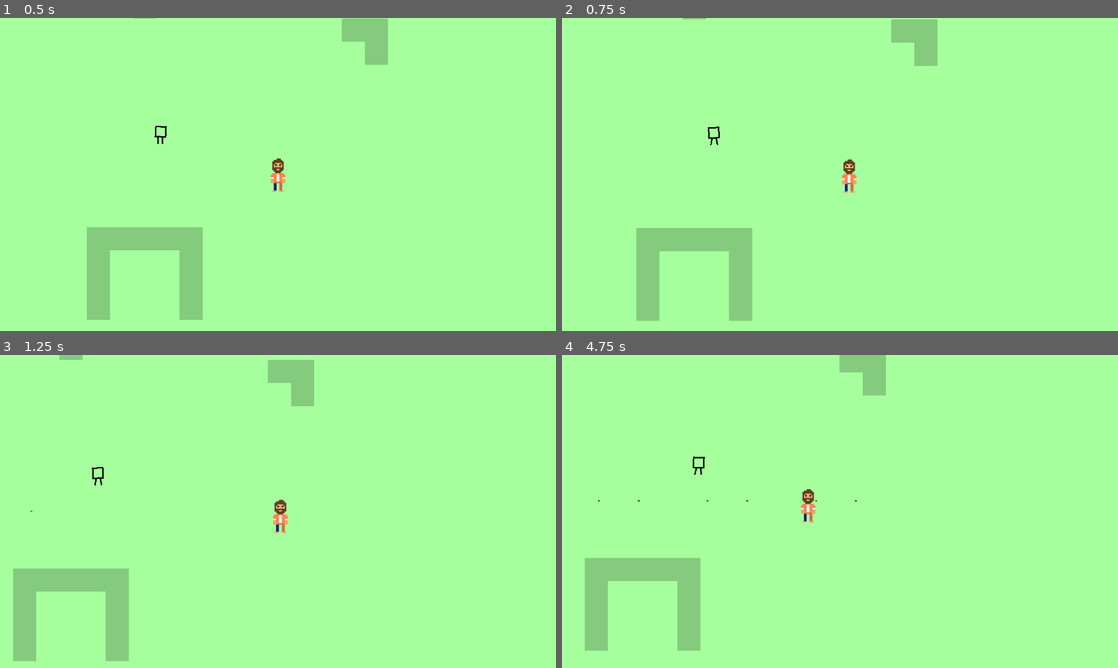
Above: before the commit, frames 1-4 (two rows, left to right).
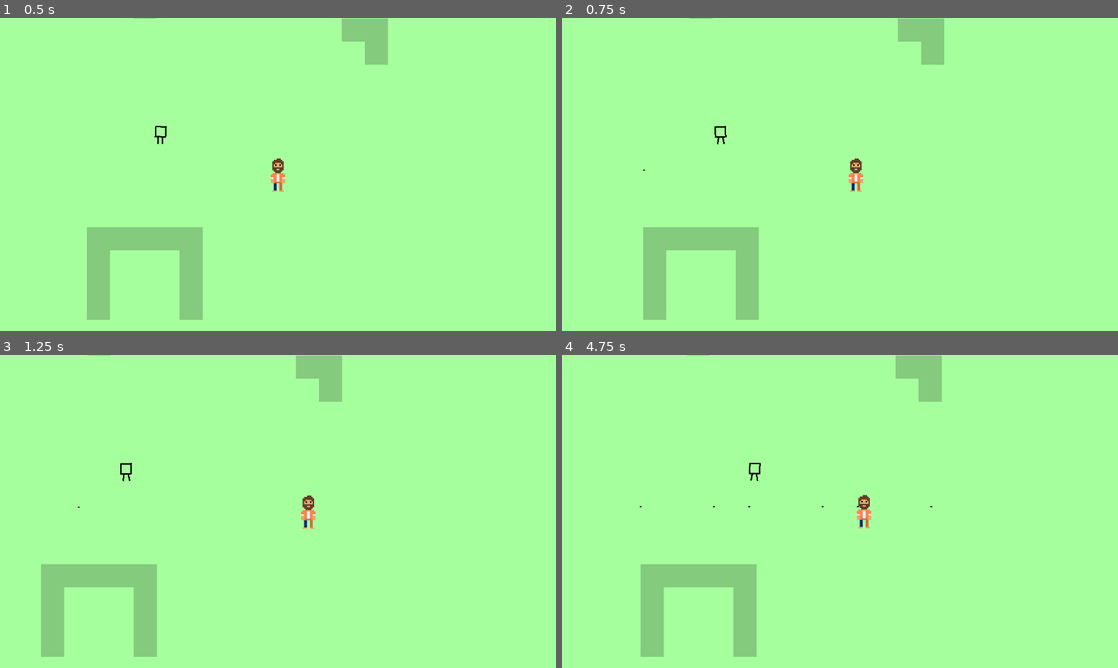
Above: after the commit, the same moments.

Repository: em-2233/game1
Game: Godot game, scene res://scenes/demo.tscn
Same seed, same stepped clock (60 frames per second), same inputs: the game is played once before the commit and once after it.
Inputs (mouse positions are in pixels of both pictures, inside the frame that each line leads up to):
- Up to frame 1 (0.5 s): no input
- Up to frame 2 (0.75 s): move the mouse to (962, 158) at 0.52 s; press the mouse at (962, 158) at 0.53 s; hold D (ui_right) from 0.53 s (still down)
- Up to frame 3 (1.25 s): keep holding D (ui_right); tap Space (space, bound only after the commit) at 0.8 s
- Up to frame 4 (4.75 s): move the mouse to (728, 527) at 1.27 s; release D (ui_right) at 1.28 s; release the mouse at (728, 527) at 1.28 s; hold S (ui_down) 1.28-2.03 s; tap Space (space, bound only after the commit) at 1.35, 2.3, 2.85, 3.8, 4.35 s; click (728, 527) at 1.55 s; move the mouse to (895, 442) at 2.02 s; press the mouse at (895, 442) at 2.03 s; hold D (ui_right) 2.03-2.78 s; move the mouse to (812, 574) at 2.77 s; release the mouse at (812, 574) at 2.78 s; hold W (ui_up) 2.78-3.53 s; click (812, 574) at 3.05 s; move the mouse to (1006, 558) at 3.52 s; press the mouse at (1006, 558) at 3.53 s; hold A (ui_left) from 3.53 s (still down); tap Escape at 4.15 s; move the mouse to (673, 464) at 4.27 s; release the mouse at (673, 464) at 4.28 s; click (673, 464) at 4.55 s

Frame 1 is identical in both runs. In frame 2, 2.1% of the frame differs, in the area x 13-69%, y 0-97%; in frame 3, 6.8%; in frame 4, 7.7%, in the area x 4-69%, y 0-97%.

Commit message:
added combatMode stuff to camera

Diff:
--- a/project.godot
+++ b/project.godot
@@ -50,6 +50,46 @@
 , Object(InputEventJoypadMotion,"resource_local_to_scene":false,"resource_name":"","device":0,"axis":1,"axis_value":1.0,"script":null)
 ]
 }
+space={
+"deadzone": 0.5,
+"events": [Object(InputEventKey,"resource_local_to_scene":false,"resource_name":"","device":-1,"window_id":0,"alt_pressed":false,"shift_pressed":false,"ctrl_pressed":false,"meta_pressed":false,"pressed":false,"keycode":0,"physical_keycode":32,"key_label":0,"unicode":32,"location":0,"echo":false,"script":null)
+]
+}
+w={
+"deadzone": 0.5,
+"events": [Object(InputEventKey,"resource_local_to_scene":false,"resource_name":"","device":-1,"window_id":0,"alt_pressed":false,"shift_pressed":false,"ctrl_pressed":false,"meta_pressed":false,"pressed":false,"keycode":0,"physical_keycode":87,"key_label":0,"unicode":119,"location":0,"echo":false,"script":null)
+]
+}
+a={
+"deadzone": 0.5,
+"events": [Object(InputEventKey,"resource_local_to_scene":false,"resource_name":"","device":-1,"window_id":0,"alt_pressed":false,"shift_pressed":false,"ctrl_pressed":false,"meta_pressed":false,"pressed":false,"keycode":0,"physical_keycode":65,"key_label":0,"unicode":97,"location":0,"echo":false,"script":null)
+]
+}
+s={
+"deadzone": 0.5,
+"events": [Object(InputEventKey,"resource_local_to_scene":false,"resource_name":"","device":-1,"window_id":0,"alt_pressed":false,"shift_pressed":false,"ctrl_pressed":false,"meta_pressed":false,"pressed":false,"keycode":0,"physical_keycode":83,"key_label":0,"unicode":115,"location":0,"echo":false,"script":null)
+]
+}
+d={
+"deadzone": 0.5,
+"events": [Object(InputEventKey,"resource_local_to_scene":false,"resource_name":"","device":-1,"window_id":0,"alt_pressed":false,"shift_pressed":false,"ctrl_pressed":false,"meta_pressed":false,"pressed":false,"keycode":0,"physical_keycode":68,"key_label":0,"unicode":100,"location":0,"echo":false,"script":null)
+]
+}
+esc={
+"deadzone": 0.5,
+"events": [Object(InputEventKey,"resource_local_to_scene":false,"resource_name":"","device":-1,"window_id":0,"alt_pressed":false,"shift_pressed":false,"ctrl_pressed":false,"meta_pressed":false,"pressed":false,"keycode":0,"physical_keycode":4194305,"key_label":0,"unicode":0,"location":0,"echo":false,"script":null)
+]
+}
+right_click={
+"deadzone": 0.5,
+"events": [Object(InputEventMouseButton,"resource_local_to_scene":false,"resource_name":"","device":-1,"window_id":0,"alt_pressed":false,"shift_pressed":false,"ctrl_pressed":false,"meta_pressed":false,"button_mask":0,"position":Vector2(0, 0),"global_position":Vector2(0, 0),"factor":1.0,"button_index":2,"canceled":false,"pressed":false,"double_click":false,"script":null)
+]
+}
+left_click={
+"deadzone": 0.5,
+"events": [Object(InputEventMouseButton,"resource_local_to_scene":false,"resource_name":"","device":-1,"window_id":0,"alt_pressed":false,"shift_pressed":false,"ctrl_pressed":false,"meta_pressed":false,"button_mask":1,"position":Vector2(380, 43),"global_position":Vector2(399, 134),"factor":1.0,"button_index":1,"canceled":false,"pressed":true,"double_click":true,"script":null)
+]
+}
 
 [rendering]
 
--- a/scenes/demo.tscn
+++ b/scenes/demo.tscn
@@ -62,7 +62,6 @@
 
 [node name="Camera2D" type="Camera2D" parent="CharacterBody2D" node_paths=PackedStringArray("player")]
 zoom = Vector2(1.5, 1.5)
-position_smoothing_enabled = true
 position_smoothing_speed = 3.0
 script = ExtResource("5_u1flx")
 player = NodePath("..")
--- a/scenes/projectile.tscn
+++ b/scenes/projectile.tscn
@@ -4,12 +4,14 @@
 [ext_resource type="Script" path="res://scripts/projectile.gd" id="1_6kcks"]
 
 [sub_resource type="RectangleShape2D" id="RectangleShape2D_2ihxv"]
+size = Vector2(5, 2)
 
 [node name="CharacterBody2D" type="CharacterBody2D"]
 script = ExtResource("1_6kcks")
 
 [node name="CollisionShape2D" type="CollisionShape2D" parent="."]
-visible = false
+position = Vector2(1.25, 0)
+scale = Vector2(0.5, 0.5)
 shape = SubResource("RectangleShape2D_2ihxv")
 
 [node name="Sprite2D" type="Sprite2D" parent="."]
--- a/scripts/camera_follow_mouse.gd
+++ b/scripts/camera_follow_mouse.gd
@@ -7,29 +7,33 @@
 var mousePosition : Vector2
 var driftDirection : Vector2
 var mouseHidden : bool = true
+var combatMode : bool = false
 
 func _ready() -> void:
-	# Hides mouse on start
-	Input.set_mouse_mode(Input.MOUSE_MODE_HIDDEN)
+	pass
 
 
 func _process(delta: float) -> void:
 	# Camera drift logic
-	if player:
-		playerPosition = player.global_position
-		mousePosition = get_global_mouse_position()
-		driftDirection = mousePosition - playerPosition
-		if driftDirection.length() > maxDrift:
-			driftDirection = driftDirection.normalized() * maxDrift
+	if combatMode:
+		if player:
+			playerPosition = player.global_position
+			mousePosition = get_global_mouse_position()
+			driftDirection = mousePosition - playerPosition
+			if driftDirection.length() > maxDrift:
+				driftDirection = driftDirection.normalized() * maxDrift
 
-		position = lerp(position, driftDirection , delta * 3)
+			position = lerp(position, driftDirection , delta * 3)
+	position_smoothing_enabled = !combatMode
 
 # Toggles mouse visibility with ESC key
-func _input(_event):
-	if Input.is_key_pressed(KEY_ESCAPE):
+func _input(event):
+	if event.is_action_pressed('space'):
 		if(mouseHidden):
 			Input.set_mouse_mode(Input.MOUSE_MODE_VISIBLE)
 			mouseHidden = false
+			combatMode = false
 		else:
 			Input.set_mouse_mode(Input.MOUSE_MODE_HIDDEN)
 			mouseHidden = true
+			combatMode = true
--- a/scripts/character_body_2d.gd
+++ b/scripts/character_body_2d.gd
@@ -7,10 +7,10 @@
 func _process(delta: float) -> void:
 	# Get the input direction vector directly
 	var input_direction = Vector2(
-		int(Input.is_action_pressed("ui_right"))
-		 - int(Input.is_action_pressed("ui_left")),
-		int(Input.is_action_pressed("ui_down"))
-		 - int(Input.is_action_pressed("ui_up"))
+		int(Input.is_action_pressed("d"))
+		 - int(Input.is_action_pressed("a")),
+		int(Input.is_action_pressed("s"))
+		 - int(Input.is_action_pressed("w"))
 	)
 
 	input_direction = input_direction.normalized()
@@ -18,7 +18,7 @@
 
 
 	# Apply the smoothed velocity
-	self.velocity = current_velocity
+	velocity = current_velocity
 	move_and_slide()
 
 ## Could be used for slippery surfaces
--- a/scripts/wand.gd
+++ b/scripts/wand.gd
@@ -2,19 +2,20 @@
 
 @onready var main = get_tree().get_root().get_node("demoMainCHANGEME")
 @onready var projectile = load("res://scenes/projectile.tscn")
-
+var x = 5
+var t = true
 
 func _ready() -> void:
 	pass # Replace with function body.
 
 
-func _shoot():
+func shoot():
 	var instance = projectile.instantiate()
 	instance.dir = rotation
 	instance.spawnPos = global_position
 	instance.spawnRot = rotation
 	main.add_child.call_deferred(instance)
 
-func _input(_event: InputEvent) -> void:
-	if Input.is_key_pressed(KEY_SPACE):
-		_shoot()
+func _input(event: InputEvent) -> void:
+	if event.is_action_pressed('left_click'):
+		shoot()
